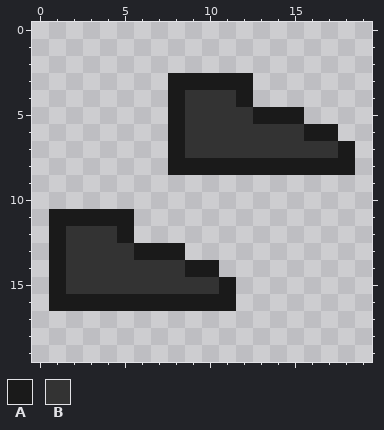
Two versions of one pixel-art file, Art/Office Pack/HUD/Icons/black_shoes.ase. This is how it looked before the edit.
20x20 pixels, 1 frame.
Palette (. is transparent): A #1a1a1a  B #333333
Pixels before, first column x 1:
 3 .......AAAAA......
 4 .......ABBBA......
 5 .......ABBBBAAA...
 6 .......ABBBBBBBAA.
 7 .......ABBBBBBBBBA
 8 .......AAAAAAAAAAA
 9 ..................
10 ..................
11 AAAAA.............
12 ABBBA.............
13 ABBBBAAA..........
14 ABBBBBBBAA........
15 ABBBBBBBBBA.......
16 AAAAAAAAAAA.......
After the commit:
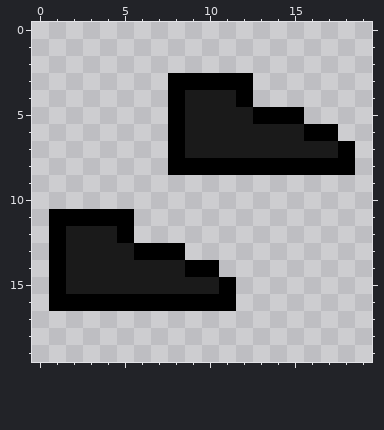
Change:
colour A: #1a1a1a -> #000000
colour B: #333333 -> #1a1a1a
Where, in picture pixels (left, top, right, bottom), the same in both pictures:
changed: (49, 73, 355, 311)
